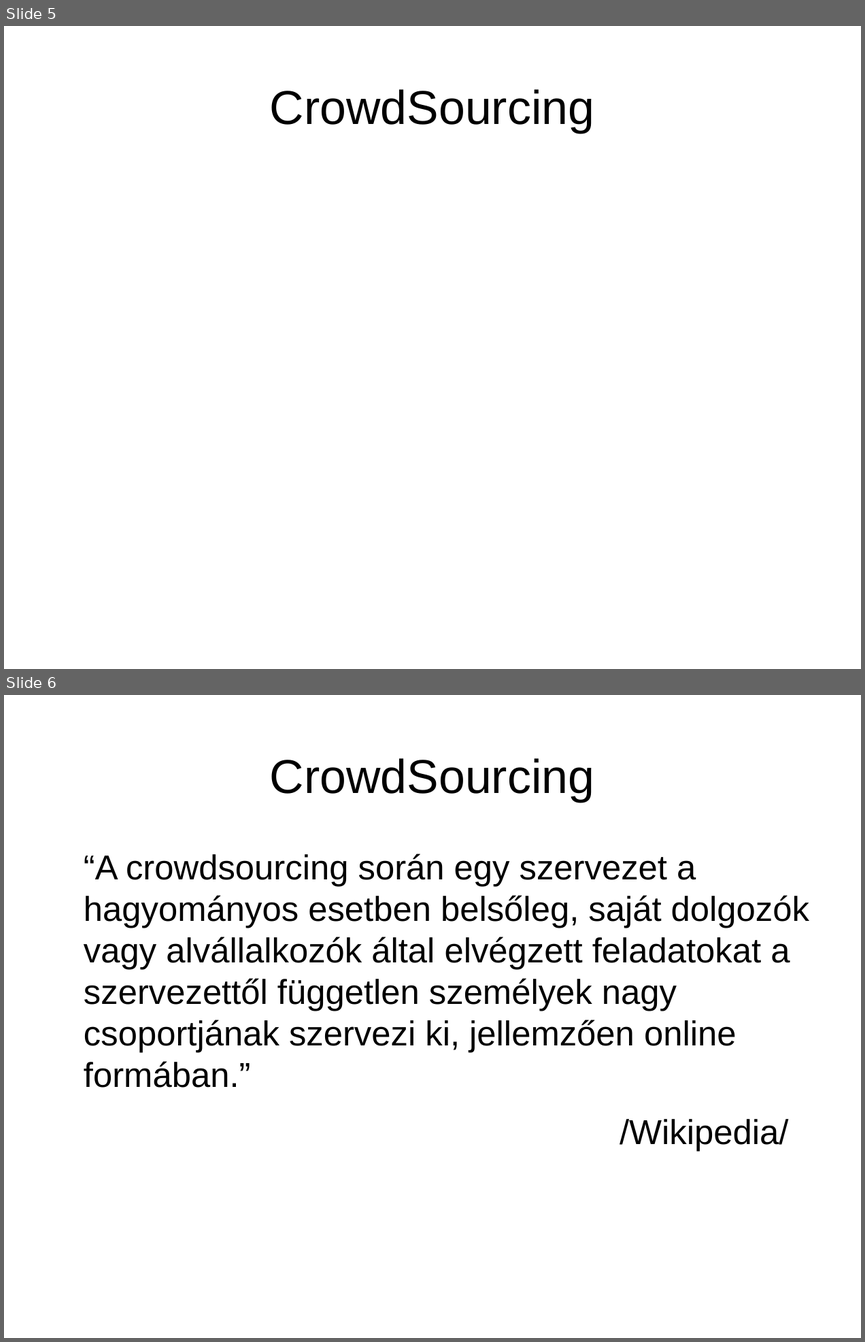
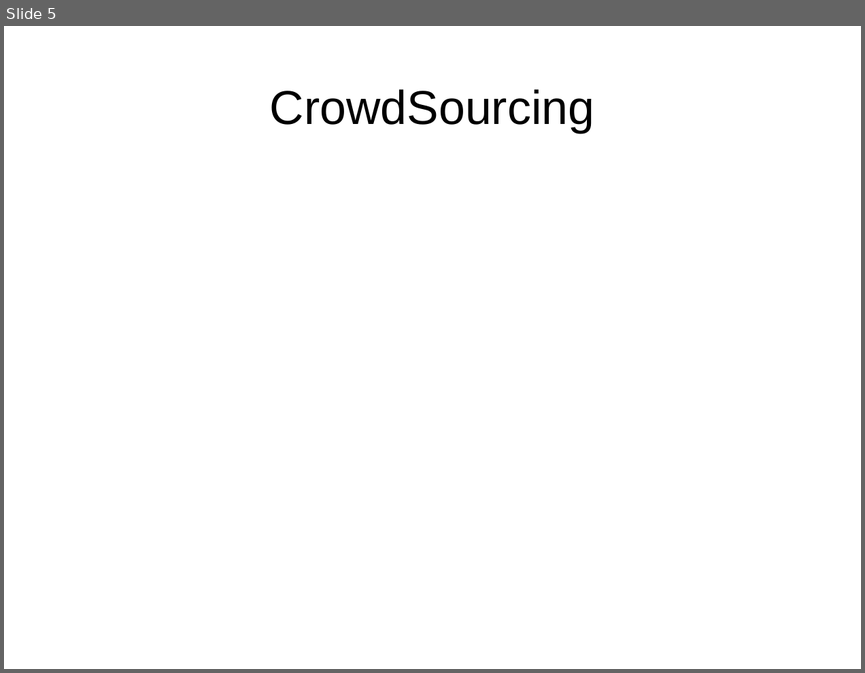
Before and after one commit to edudroid/ICTDroidLab, a slide deck: docs/hasznald_a_telefonom/droid_lab_hasznald_a_telefonom.odp. Shown one above the other, each under a label of ours: slides 5 and 6 before the commit, slide 5 after it. The pictures are 865x1342 and 865x673 pixels, drawn with LibreOffice and Linux fonts; fonts in the diff are those of the drawing. Boxes give left, top, right and bottom in pixels: in the first picture for what was removed or moved away, otherwise in the second. Text is boxed around its words. In the diff, an @@ line names an element or a change of style, - is before the commit and + after.

```diff
--- a/docs/hasznald_a_telefonom/droid_lab_hasznald_a_telefonom.odp
+++ b/docs/hasznald_a_telefonom/droid_lab_hasznald_a_telefonom.odp
@@ slide 6 removed at box(4, 695, 861, 1338), background #FFFFFF @@
@@ title removed at box(270, 758, 594, 802) @@
-CrowdSourcing
@@ text removed at box(84, 853, 809, 1151) @@
-“A crowdsourcing során egy szervezet a hagyományos esetben belsőleg, saját dolgozók vagy alvállalkozók által elvégzett feladatokat a szervezettől független személyek nagy csoportjának szervezi ki, jellemzően online formában.”
-/Wikipedia/
```
Also in this commit, not shown: 2 slides changed, 1 slide added, 9 other files.
